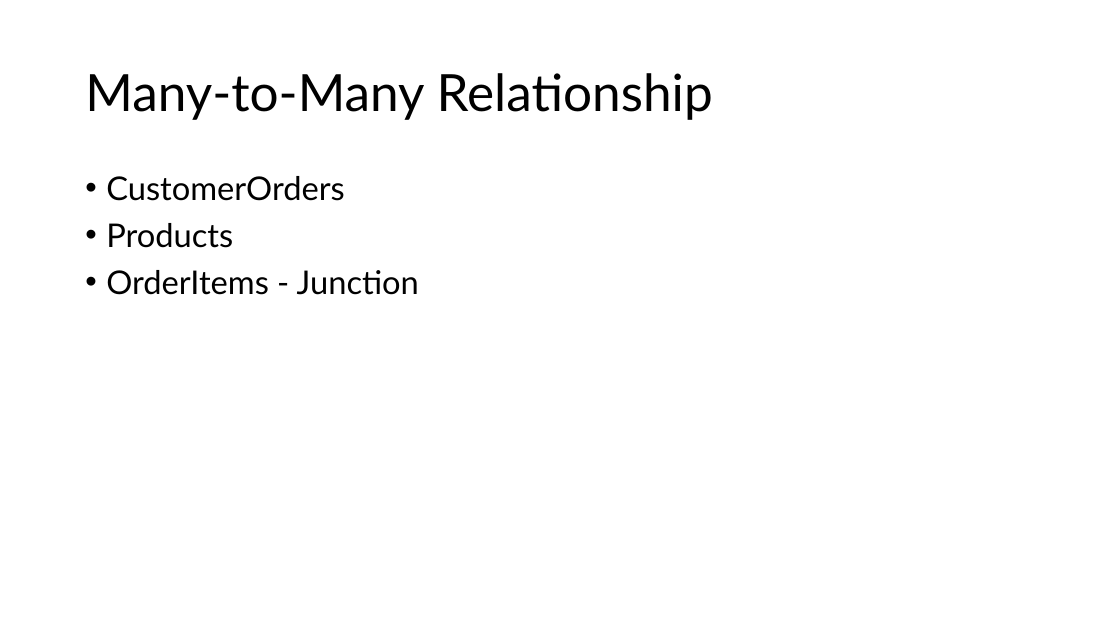
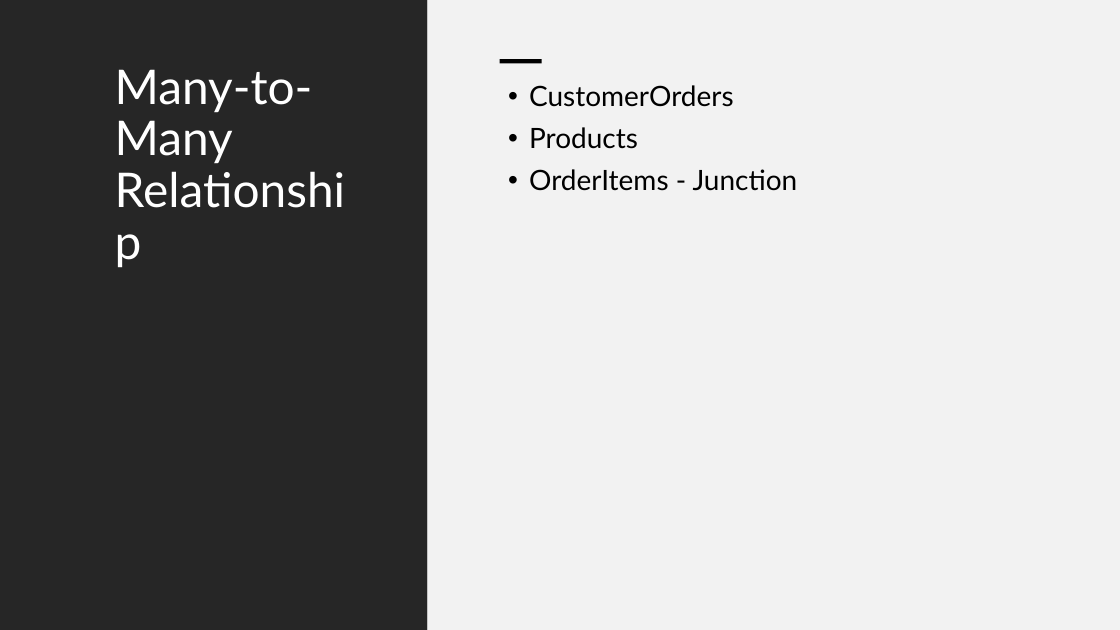
Before and after one commit to 251027-Java/P0GundavelliH, a slide deck: slide 5 of SweetVerse_Presentation.pptx (slide 4 before the commit). Drawn at 1120x630 pixels with LibreOffice and Linux fonts; fonts in the diff are those of the drawing. Boxes give left, top, right and bottom in pixels: in the first picture for what was removed or moved away, otherwise in the second. Text is boxed around its words. In the diff, an @@ line names an element or a change of style, - is before the commit and + after.

```diff
--- a/SweetVerse_Presentation.pptx
+++ b/SweetVerse_Presentation.pptx
@@ rectangle added at <box>0,0,428,630</box>, fill #262626 @@
@@ rectangle added at <box>428,0,1120,630</box>, fill #F2F2F2 @@
@@ title "Many-to-Many Relationship": place and size @@
-title "Many-to-Many Relationship" at <box>85,73,713,120</box>
+title "Many-to-Many Relationship" at <box>115,69,313,164</box>
@@ title "Many-to-Many Relationship" at <box>115,69,313,164</box>: size 44 to 41 pt, text colour #000000 to #FFFFFF; vertical alignment middle to top @@
@@ rectangle added at <box>500,59,542,63</box>, fill #000000 @@
@@ text "CustomerOrders": place and size @@
-text "CustomerOrders" at <box>106,176,419,295</box>
+text "CustomerOrders" at <box>529,85,798,191</box>
@@ text "CustomerOrders" at <box>529,85,798,191</box>: size 28 to 24 pt @@
```
Also in this commit, not shown: 5 other slides changed, 1 slide added.
